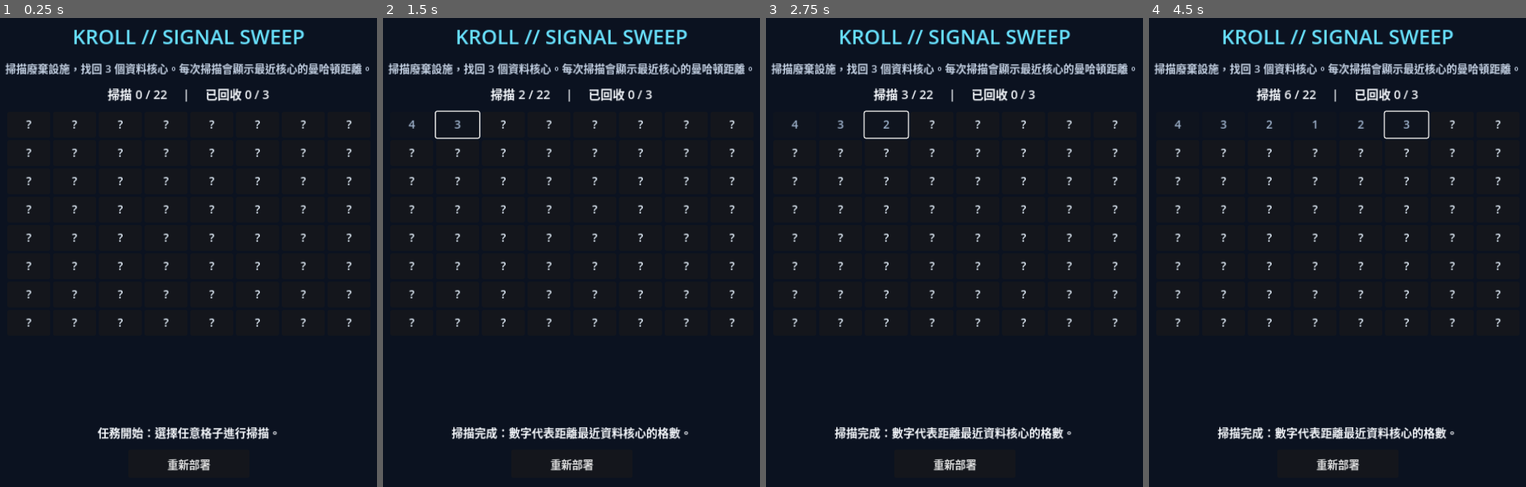
Above: before the commit, frames 1-4 (left to right).
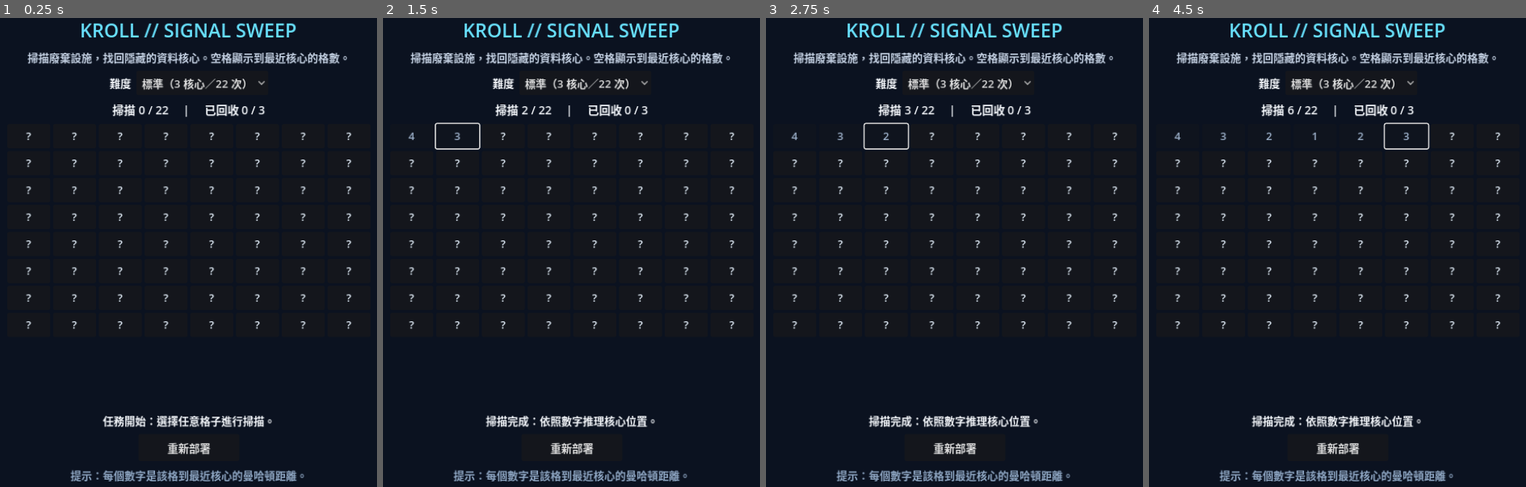
Above: after the commit, the same moments.

Repository: qaqp980520-prog/2126-Survival
Game: Godot game, scene res://Main.tscn
Two runs of this game, one before a commit and one after it. Both use one fixed random seed, a clock stepped at 60 frames per second and the inputs below.
Inputs:
- Up to frame 1 (0.25 s): no input
- Up to frame 2 (1.5 s): click "?" at 0.5 s; click "?" at 1.25 s
- Up to frame 3 (2.75 s): click "?" at 2 s
- Up to frame 4 (4.5 s): click "?" at 2.75 s; click "?" at 3.5 s; click "?" at 4.25 s

The runs differ from the first frame. In frame 1, 11% of the frame differs, in the area x 1-98%, y 1-99%; in frame 2, 11%; in frame 3, 11%; in frame 4, 11%.

Commit message:
Add difficulty levels and refine signal sweep gameplay

Diff:
--- a/daily_games/KROLL_Signal_Sweep/main.gd
+++ b/daily_games/KROLL_Signal_Sweep/main.gd
@@ -1,9 +1,14 @@
 extends Control
 
 const GRID_SIZE := 8
-const CACHE_COUNT := 3
-const SCAN_LIMIT := 22
+const DIFFICULTIES := [
+	{"name": "簡單", "cores": 2, "scans": 30},
+	{"name": "標準", "cores": 3, "scans": 22},
+	{"name": "困難", "cores": 4, "scans": 18}
+]
 
+var target_count := 3
+var scan_limit := 22
 var cache_cells: Array[Vector2i] = []
 var scanned_cells: Dictionary = {}
 var found_cells: Dictionary = {}
@@ -13,8 +18,10 @@
 var status_label: Label
 var counter_label: Label
 var grid: GridContainer
+var difficulty_picker: OptionButton
 
 func _ready() -> void:
+	randomize()
 	_build_ui()
 	_start_game()
 
@@ -26,33 +33,51 @@
 
 	var margin := MarginContainer.new()
 	margin.set_anchors_and_offsets_preset(Control.PRESET_FULL_RECT)
-	margin.add_theme_constant_override("margin_left", 28)
-	margin.add_theme_constant_override("margin_right", 28)
-	margin.add_theme_constant_override("margin_top", 22)
-	margin.add_theme_constant_override("margin_bottom", 22)
+	margin.add_theme_constant_override("margin_left", 16)
+	margin.add_theme_constant_override("margin_right", 16)
+	margin.add_theme_constant_override("margin_top", 14)
+	margin.add_theme_constant_override("margin_bottom", 14)
 	add_child(margin)
 
 	var layout := VBoxContainer.new()
-	layout.add_theme_constant_override("separation", 12)
+	layout.add_theme_constant_override("separation", 8)
 	margin.add_child(layout)
 
 	var title := Label.new()
 	title.text = "KROLL // SIGNAL SWEEP"
 	title.horizontal_alignment = HORIZONTAL_ALIGNMENT_CENTER
-	title.add_theme_font_size_override("font_size", 30)
+	title.add_theme_font_size_override("font_size", 28)
 	title.add_theme_color_override("font_color", Color("#68e1fd"))
 	layout.add_child(title)
 
 	var subtitle := Label.new()
-	subtitle.text = "掃描廢棄設施，找回 3 個資料核心。每次掃描會顯示最近核心的曼哈頓距離。"
+	subtitle.text = "掃描廢棄設施，找回隱藏的資料核心。空格顯示到最近核心的格數。"
 	subtitle.horizontal_alignment = HORIZONTAL_ALIGNMENT_CENTER
 	subtitle.autowrap_mode = TextServer.AUTOWRAP_WORD_SMART
 	subtitle.add_theme_color_override("font_color", Color("#c5d2e4"))
 	layout.add_child(subtitle)
 
+	var difficulty_row := HBoxContainer.new()
+	difficulty_row.alignment = BoxContainer.ALIGNMENT_CENTER
+	difficulty_row.add_theme_constant_override("separation", 8)
+	layout.add_child(difficulty_row)
+
+	var difficulty_label := Label.new()
+	difficulty_label.text = "難度"
+	difficulty_label.add_theme_color_override("font_color", Color("#f4f7fb"))
+	difficulty_row.add_child(difficulty_label)
+
+	difficulty_picker = OptionButton.new()
+	difficulty_picker.custom_minimum_size = Vector2(130, 36)
+	for difficulty in DIFFICULTIES:
+		difficulty_picker.add_item("%s（%d 核心／%d 次）" % [difficulty.name, difficulty.cores, difficulty.scans])
+	difficulty_picker.select(1)
+	difficulty_picker.item_selected.connect(_on_difficulty_selected)
+	difficulty_row.add_child(difficulty_picker)
+
 	counter_label = Label.new()
 	counter_label.horizontal_alignment = HORIZONTAL_ALIGNMENT_CENTER
-	counter_label.add_theme_font_size_override("font_size", 18)
+	counter_label.add_theme_font_size_override("font_size", 17)
 	counter_label.add_theme_color_override("font_color", Color("#f4f7fb"))
 	layout.add_child(counter_label)
 
@@ -67,24 +92,45 @@
 	status_label = Label.new()
 	status_label.horizontal_alignment = HORIZONTAL_ALIGNMENT_CENTER
 	status_label.autowrap_mode = TextServer.AUTOWRAP_WORD_SMART
-	status_label.add_theme_font_size_override("font_size", 17)
+	status_label.add_theme_font_size_override("font_size", 16)
 	status_label.add_theme_color_override("font_color", Color("#f4f7fb"))
 	layout.add_child(status_label)
 
+	var buttons_row := HBoxContainer.new()
+	buttons_row.alignment = BoxContainer.ALIGNMENT_CENTER
+	buttons_row.add_theme_constant_override("separation", 12)
+	layout.add_child(buttons_row)
+
 	var new_game_button := Button.new()
 	new_game_button.text = "重新部署"
-	new_game_button.custom_minimum_size = Vector2(180, 42)
-	new_game_button.size_flags_horizontal = Control.SIZE_SHRINK_CENTER
+	new_game_button.custom_minimum_size = Vector2(150, 40)
 	new_game_button.pressed.connect(_start_game)
-	layout.add_child(new_game_button)
+	buttons_row.add_child(new_game_button)
+
+	var instructions := Label.new()
+	instructions.text = "提示：每個數字是該格到最近核心的曼哈頓距離。"
+	instructions.horizontal_alignment = HORIZONTAL_ALIGNMENT_CENTER
+	instructions.add_theme_color_override("font_color", Color("#8fa7c4"))
+	layout.add_child(instructions)
+
+func _on_difficulty_selected(index: int) -> void:
+	if index < 0 or index >= DIFFICULTIES.size():
+		return
+	target_count = int(DIFFICULTIES[index].cores)
+	scan_limit = int(DIFFICULTIES[index].scans)
+	_start_game()
 
 func _start_game() -> void:
+	if difficulty_picker != null and difficulty_picker.selected >= 0:
+		var selected: Dictionary = DIFFICULTIES[difficulty_picker.selected]
+		target_count = int(selected.cores)
+		scan_limit = int(selected.scans)
 	cache_cells.clear()
 	scanned_cells.clear()
 	found_cells.clear()
 	scan_count = 0
 	finished = false
-	while cache_cells.size() < CACHE_COUNT:
+	while cache_cells.size() < target_count:
 		var cell := Vector2i(randi_range(0, GRID_SIZE - 1), randi_range(0, GRID_SIZE - 1))
 		if not cache_cells.has(cell):
 			cache_cells.append(cell)
@@ -100,12 +146,12 @@
 		for x in range(GRID_SIZE):
 			var cell := Vector2i(x, y)
 			var button := Button.new()
-			button.custom_minimum_size = Vector2(64, 38)
+			button.custom_minimum_size = Vector2(64, 36)
 			button.size_flags_horizontal = Control.SIZE_SHRINK_CENTER
 			button.size_flags_vertical = Control.SIZE_SHRINK_CENTER
 			button.text = "?"
 			button.tooltip_text = "座標 %d, %d" % [x + 1, y + 1]
-			button.add_theme_font_size_override("font_size", 17)
+			button.add_theme_font_size_override("font_size", 16)
 			button.add_theme_color_override("font_color", Color("#e8f3ff"))
 			button.pressed.connect(_scan_cell.bind(cell, button))
 			grid.add_child(button)
@@ -121,19 +167,19 @@
 		button.text = "CORE"
 		button.add_theme_color_override("font_color", Color("#7dffb3"))
 		button.add_theme_color_override("font_disabled_color", Color("#7dffb3"))
-		status_label.text = "資料核心回收成功！還剩 %d 個。" % (CACHE_COUNT - found_cells.size())
+		status_label.text = "資料核心回收成功！還剩 %d 個。" % (target_count - found_cells.size())
 	else:
-		var nearest := 999
+		var nearest := GRID_SIZE * 2
 		for cache in cache_cells:
 			nearest = mini(nearest, absi(cell.x - cache.x) + absi(cell.y - cache.y))
 		button.text = str(nearest)
 		button.add_theme_color_override("font_disabled_color", Color("#9eb2cc"))
-		status_label.text = "掃描完成：數字代表距離最近資料核心的格數。"
+		status_label.text = "掃描完成：依照數字推理核心位置。"
 	_update_counter()
-	if found_cells.size() == CACHE_COUNT:
+	if found_cells.size() == target_count:
 		finished = true
 		status_label.text = "任務成功！在 %d 次掃描內找回全部資料核心。" % scan_count
-	elif scan_count >= SCAN_LIMIT:
+	elif scan_count >= scan_limit:
 		finished = true
 		status_label.text = "掃描配額用盡，任務失敗。按「重新部署」再試一次。"
 	for child in grid.get_children():
@@ -141,4 +187,4 @@
 			child.disabled = finished
 
 func _update_counter() -> void:
-	counter_label.text = "掃描 %d / %d     |     已回收 %d / %d" % [scan_count, SCAN_LIMIT, found_cells.size(), CACHE_COUNT]
+	counter_label.text = "掃描 %d / %d     |     已回收 %d / %d" % [scan_count, scan_limit, found_cells.size(), target_count]
